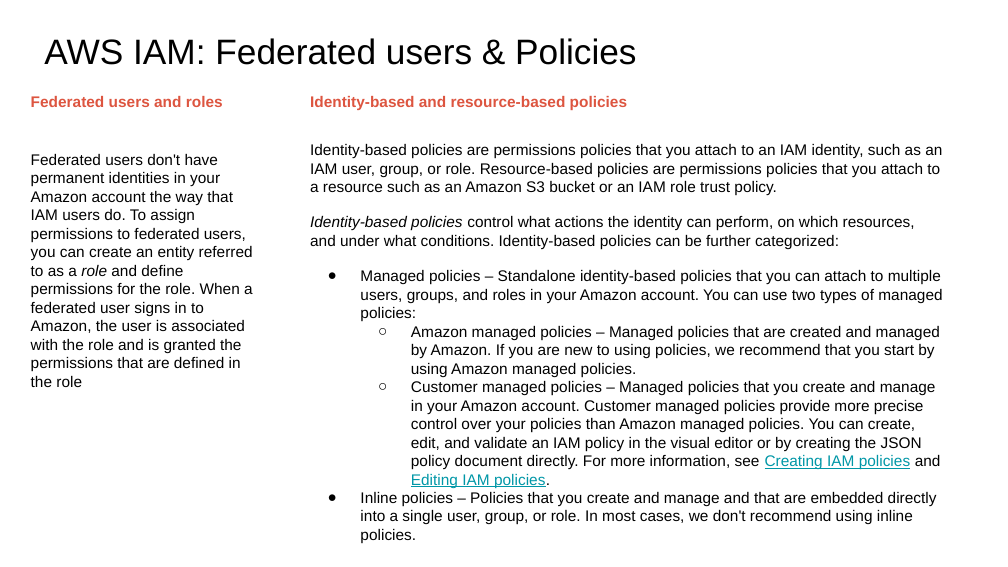
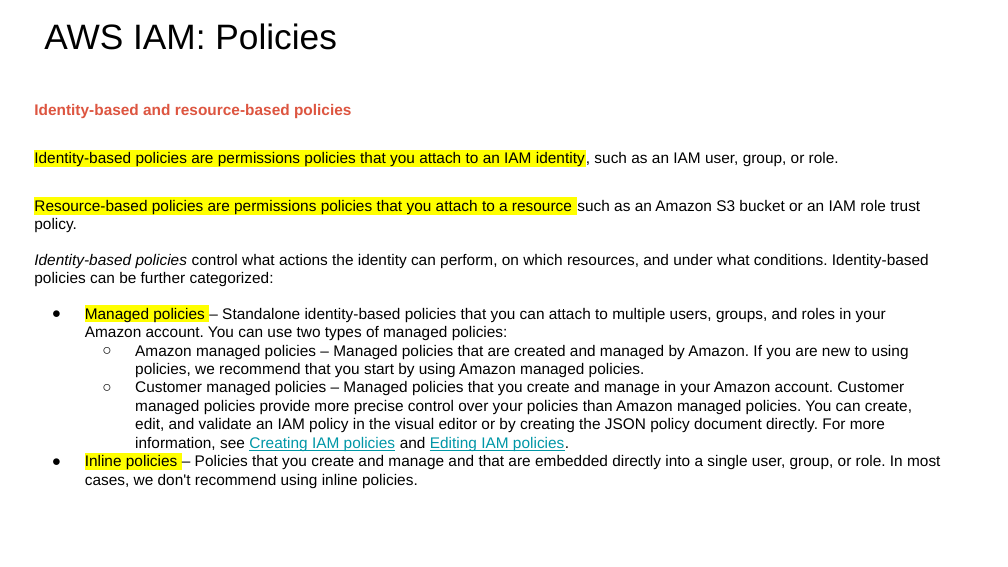
Before and after one commit to IlyaChakun/aws-iba-courses, a slide deck: slide 6 of lecture-materials/Security/00-iam/IAM.pptx. Drawn at 1008x567 pixels with LibreOffice and Linux fonts; fonts in the diff are those of the drawing. Boxes give left, top, right and bottom in pixels: in the first picture for what was removed or moved away, otherwise in the second. Text is boxed around its words. In the diff, an @@ line names an element or a change of style, - is before the commit and + after.

```diff
--- a/lecture-materials/Security/00-iam/IAM.pptx
+++ b/lecture-materials/Security/00-iam/IAM.pptx
@@ title at box(44, 23, 337, 50): text changed @@
-AWS IAM: Federated users & Policies
+AWS IAM: Policies
@@ text "Identity-based and resource-based policies": place and size @@
-text "Identity-based and resource-based policies" at box(310, 96, 942, 543)
+text "Identity-based and resource-based policies" at box(34, 104, 940, 489)
@@ text removed at box(31, 96, 253, 387) @@
-Federated users and roles
-Federated users don't have permanent identities in your Amazon account the way that IAM users do. To assign permissions to federated users, you can create an entity referred to as a role and define permissions for the role. When a federated user signs in to Amazon, the user is associated with the role and is granted the permissions that are defined in the role
@@ text at box(34, 151, 920, 233): text changed @@
-Identity-based policies are permissions policies that you attach to an IAM identity, such as an IAM user, group, or role. Resource-based policies are permissions policies that you attach to a resource such as an Amazon S3 bucket or an IAM role trust policy.
+Identity-based policies are permissions policies that you attach to an IAM identity, such as an IAM user, group, or role.
+Resource-based policies are permissions policies that you attach to a resource such as an Amazon S3 bucket or an IAM role trust policy.
@@ text at box(85, 308, 940, 489): highlight none to #FFFF00 in "Managed policies", "Inline policies" @@
```
Also in this commit, not shown: 4 other slides changed, 2 slides added, 3 slides removed, 18 other files.
